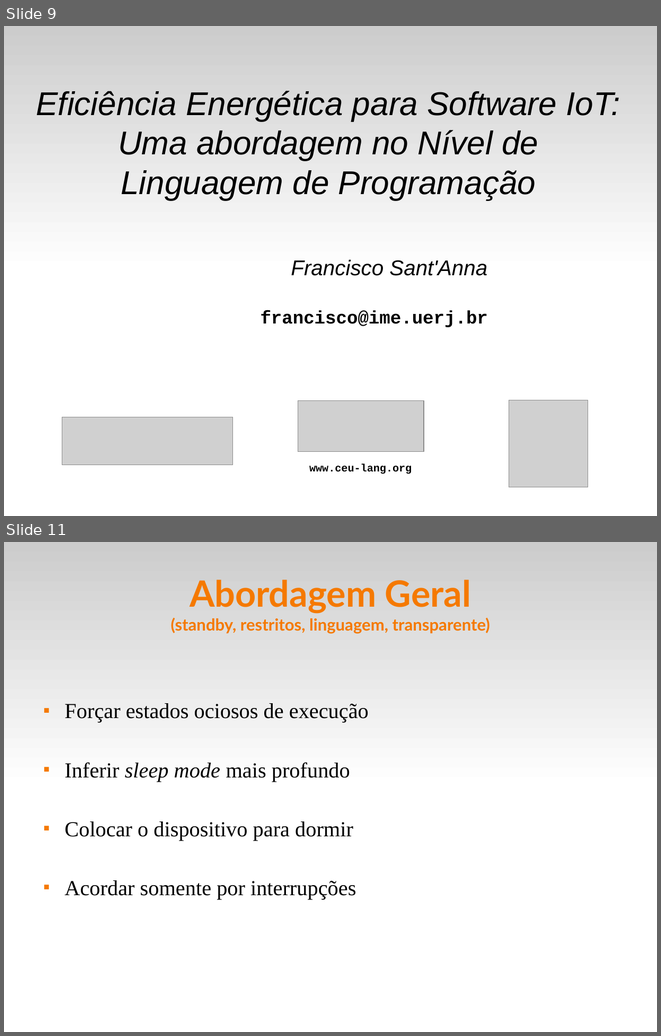
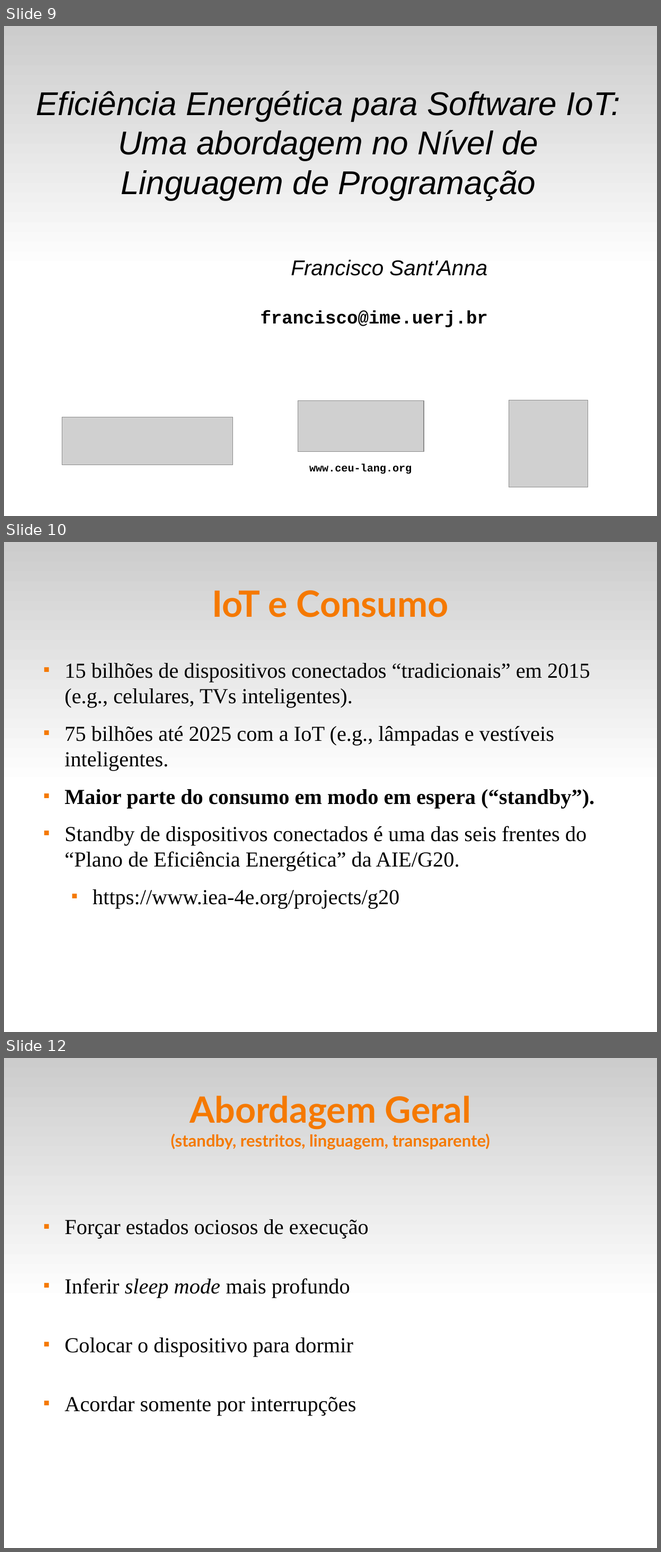
Before and after one commit to fsantanna-no/ceu-docs, a slide deck: ceu_ime.odp. Shown one above the other, each under a label of ours: slides 9 and 11 before the commit, slides 9, 10 and 12 after it; the slides between them are not shown. The pictures are 661x1036 and 661x1552 pixels, drawn with LibreOffice and Linux fonts; fonts in the diff are those of the drawing; grey boxes stand for pictures. Boxes give left, top, right and bottom in pixels: in the first picture for what was removed or moved away, otherwise in the second. Text is boxed around its words. In the diff, an @@ line names an element or a change of style, - is before the commit and + after.

```diff
--- a/ceu_ime.odp
+++ b/ceu_ime.odp
@@ slide 10 added at (x1=4, y1=542, x2=657, y2=1032), background #FFFFFF; not listed: 1 template element that a slide beside it also shows @@
@@ title added at (x1=212, y1=590, x2=449, y2=617), 44 pt, text #F57900, bold @@
+IoT e Consumo
@@ text added at (x1=64, y1=663, x2=594, y2=908), 26 pt, text #000000 @@
+■ 15 bilhões de dispositivos conectados “tradicionais” em 2015 (e.g., celulares, TVs inteligentes).
+■ 75 bilhões até 2025 com a IoT (e.g., lâmpadas e vestíveis inteligentes.
+■ Maior parte do consumo em modo em espera (“standby”).
+■ Standby de dispositivos conectados é uma das seis frentes do “Plano de Eficiência Energética” da AIE/G20.
+  ■ https://www.iea-4e.org/projects/g20
@@ what was slide 11 is now slide 12 @@
```
Also in this commit, not shown: 5 slides changed, 1 other file.
